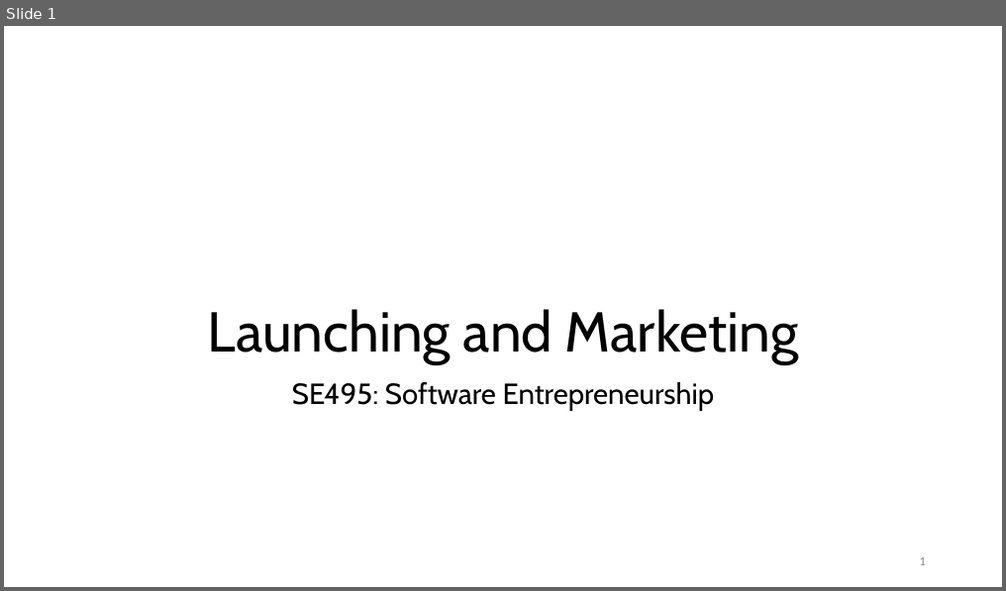
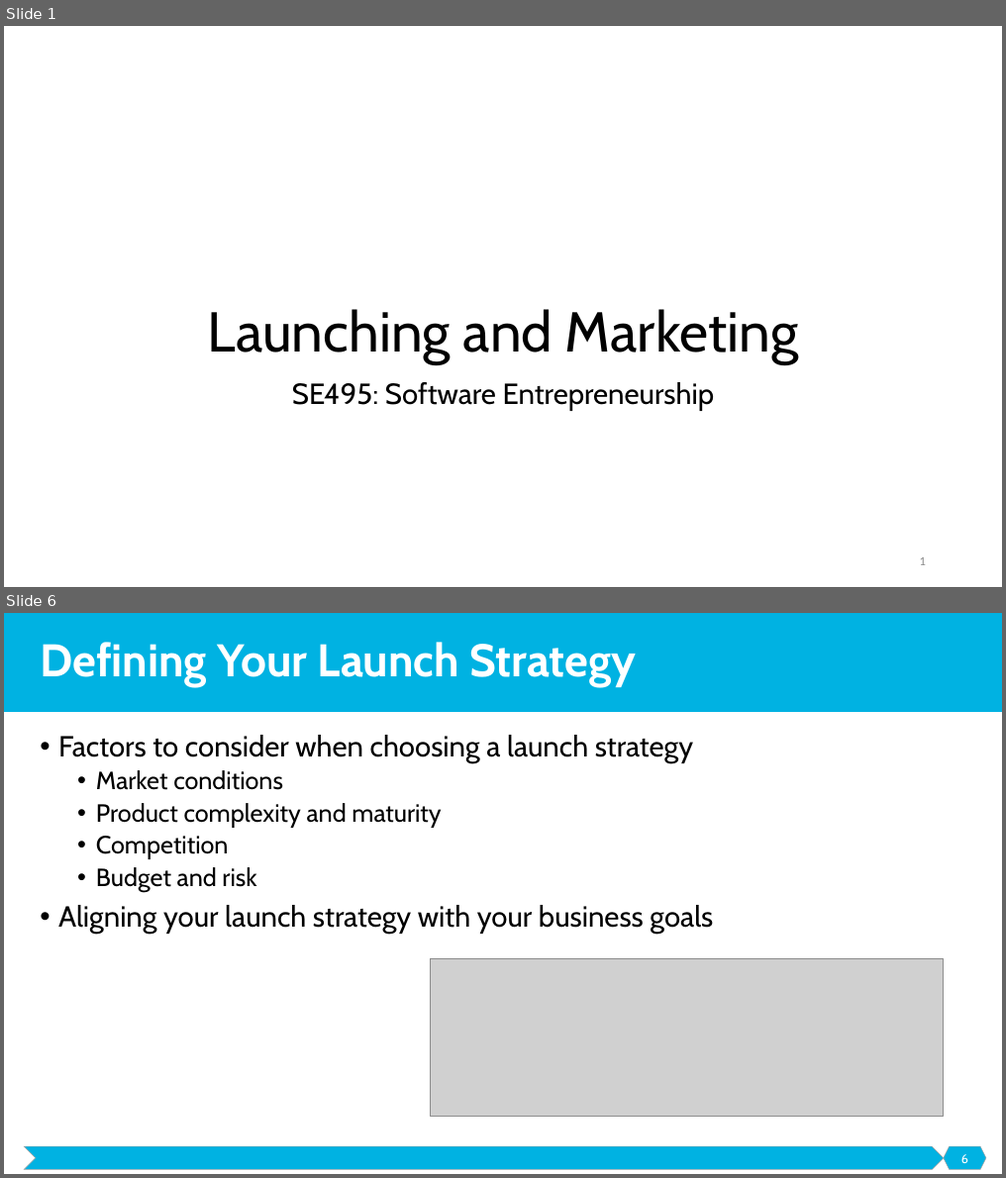
Before and after one commit to malenezi/malenezi, a slide deck: SE495/Lectures/6-Launching and Marketing/Launching and Marketing.pptx. Shown one above the other, each under a label of ours: slide 1 before the commit, slides 1 and 6 after it; the slides between them are not shown. The pictures are 1006x591 and 1006x1178 pixels, drawn with LibreOffice and Linux fonts; fonts in the diff are those of the drawing; grey boxes stand for pictures; background and template pictures are left out. Boxes give left, top, right and bottom in pixels: in the first picture for what was removed or moved away, otherwise in the second. Text is boxed around its words. In the diff, an @@ line names an element or a change of style, - is before the commit and + after.

```diff
--- a/SE495/Lectures/6-Launching and Marketing/Launching and Marketing.pptx
+++ b/SE495/Lectures/6-Launching and Marketing/Launching and Marketing.pptx
@@ slide 6 added at <box>4,613,1002,1174</box>, background #FFFFFF @@
@@ rectangle added at <box>4,613,1002,712</box>, fill #00B2E2 @@
@@ title added at <box>40,642,636,687</box>, 44 pt, text #FFFFFF, bold @@
+Defining Your Launch Strategy
@@ text added at <box>58,735,713,934</box>, 28 pt, text #000000 @@
+• Factors to consider when choosing a launch strategy
+  • Market conditions
+  • Product complexity and maturity
+  • Competition
+  • Budget and risk
+• Aligning your launch strategy with your business goals
@@ picture added at <box>430,959,944,1117</box> @@
@@ chevron added at <box>24,1147,944,1170</box>, fill #00B2E2, outline #A5A5A5 0.5 pt @@
@@ hexagon added at <box>944,1147,986,1170</box>, fill #00B2E2, outline #A5A5A5 0.5 pt @@
@@ page number added at <box>961,1155,968,1163</box>, 12 pt, text #FFFFFF @@
+6
```
Also in this commit, not shown: 1 slide changed, 39 other slides added, 2 slides removed.
